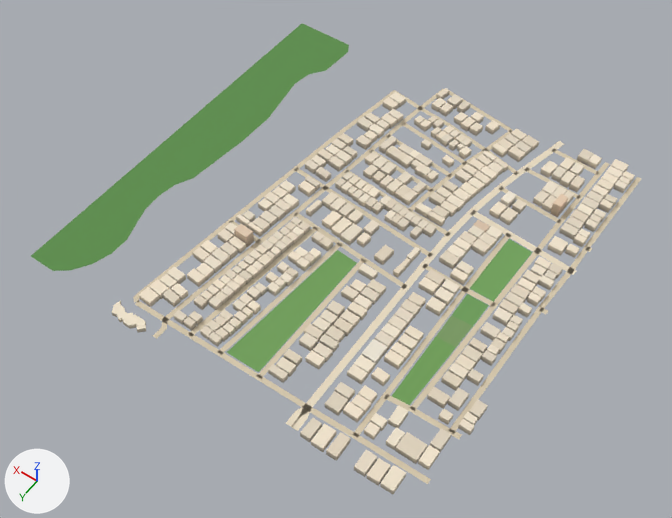
What one commit did to the glTF model public/assets/bengaluru-region-v1/tiles/t13_-16-l1.glb.
One viewpoint serves both versions: a 50 mm camera at (6355.0, -7178.0, 811.0) aimed at (6734.0, -7708.0, -23.0). Lighting does not change. The marker at lower left points along +X, +Y and +Z. The picture after the commit comes second. Vertices at exactly the same position are counted once.

Script lines for the objects in view, before the commit:
```python
me_building = bpy.data.meshes.new('building')
me_building.from_pydata(...)  # 3014 vertices, 3804 faces; spans x -6.0..376.0, y -5.0..506.0, z 0.0..18.0
me_building.materials.append(mat_building)
me_ground = bpy.data.meshes.new('ground')
me_ground.from_pydata(...)  # 643 vertices, 631 faces; spans x -1.0..500.0, y -1.0..500.0, z 1.0
me_ground.materials.append(mat_ground)
# before: 126 (325.0, 477.0, 1.0) at pixel (162, 318), 127 (319.0, 477.0, 1.0) at pixel (167, 321)
# before: 394 (316.0, 45.0, 1.0), 395 (322.0, 40.0, 1.0) at pixel (394, 89), 424 (269.0, -1.0, 1.0) at pixel (446, 88), 425 (270.0, 5.0, 1.0) at pixel (443, 90), 426 (234.0, 4.0, 1.0) at pixel (468, 102)
# before: 427 (235.0, 10.0, 1.0)
ob_building = bpy.data.objects.new('building', me_building)
ob_building.location = (6500.0, -8000.0, 0.0)
ob_ground = bpy.data.objects.new('ground', me_ground)
ob_ground.location = (6500.0, -8000.0, 0.0)
```
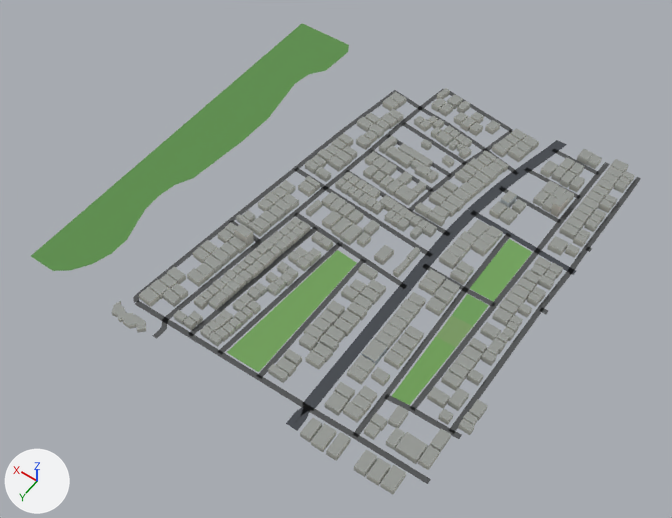
The change, as a list of edits to the scene's bpy script:
```text
Change me_building:
    used by ob_building; location = (6500.0, -8000.0, 0.0)
    remove me_building.from_pydata(...)  # 3014 vertices, 3804 faces; spans x -6.0..376.0, y -5.0..506.0, z 0.0..18.0
    add me_building.from_pydata(...)  # 3014 vertices, 4572 faces; spans x -6.0..376.0, y -5.0..506.0, z 0.0..18.0
    me_building part 1: 3804 kept faces spanning x -6.0..376.0, y -5.0..506.0, z 0.0..18.0 get new vertex colours
Change me_ground:
    used by ob_ground; location = (6500.0, -8000.0, 0.0)
    verts and faces of me_ground; kept vertices keep their numbers, new ones are numbered from 643
    remove me_ground.from_pydata(...)  # 643 vertices, 631 faces; spans x -1.0..500.0, y -1.0..500.0, z 1.0
    add me_ground.from_pydata(...)  # 645 vertices, 633 faces; spans x 0.0..500.0, y 0.0..500.0, z 1.0
    me_ground part 2: the loose piece of 20 vertices spanning x 134.0..144.0, y 192.0..474.0, z 1.0 is scaled about its middle by (1.68, 1, 1)
    me_ground part 3: the loose piece of 18 vertices spanning x 100.0..140.0, y -1.0..162.0, z 1.0 is rebuilt with 18 vertices and now spans x 97.0..143.0, y 0.0..162.0, z 1.0
    me_ground part 4: the loose piece of 4 vertices spanning x 132.0..142.0, y 161.0..192.0, z 1.0 is rebuilt with 4 vertices and now spans x 129.0..145.0, y 161.0..193.0, z 1.0
    me_ground part 5
    3 vertices are removed from x -1.0..7.0, y 0.0..66.0, z 1.0
    13 faces are deleted
    4 vertices move from x 0.0..8.0, y 33.0..100.0, z 1.0 to x 0.0..7.0, y 33.0..98.0, z 1.0
    4 vertices are added at (7.0, 62.0, 1.0), (0.0, 27.0, 1.0), (6.0, 27.0, 1.0), (0.0, 0.0, 1.0)
    14 new faces join them
    me_ground part 6
    add verts[127] = (319.0, 476.0, 1.0)  # moved, pixel (167, 320)
    add verts[126] = (325.0, 478.0, 1.0)  # moved, pixel (162, 318)
    me_ground part 7
    4 vertices are removed from x 28.0..139.0, y 468.0..500.0, z 1.0
    7 faces are deleted
    2 vertices move from x 55.0, y 469.0..475.0, z 1.0 to x 46.0..47.0, y 468.0..474.0, z 1.0
    4 vertices are added at (10.0, 474.0, 1.0), (10.0, 468.0, 1.0), (132.0, 484.0, 1.0), (138.0, 500.0, 1.0)
    7 new faces join them
    me_ground part 8
    add delete_vertices([424])  # with the faces that use them
    add verts[395] = (322.0, 39.0, 1.0)  # moved, pixel (394, 89)
    add verts[394] = (317.0, 46.0, 1.0)  # moved
    add verts[649] = (262.0, 0.0, 1.0)  # pixel (450, 91)
    add verts[650] = (269.0, 0.0, 1.0)  # pixel (445, 89)
    add faces += [(425, 649, 650), (425, 427, 649), (426, 649, 427)]
    me_ground part 9: 332 kept faces spanning x 0.0..369.0, y 1.0..500.0, z 1.0 get new vertex colours; the middle colour goes from beige #d7c9ae to dark grey #535556
```

Where the change shows, as pixel boxes [x1, y1, x2, y2] in the pictures (672 x 518 px; the box of a moved part takes in the faces that stretch with it):
part 1 of me_building, recoloured (darker)
    both: [112, 88, 635, 494]
part 2 of me_ground, moved or reshaped
    before: [305, 226, 459, 409]
    after: [303, 225, 461, 410]
part 3 of me_ground, rebuilt
    before: [470, 141, 564, 213]
    after: [468, 140, 567, 215]
part 4 of me_ground, rebuilt (19% wider, 16% taller)
    before: [454, 211, 474, 229]
    after: [452, 209, 476, 230]
part 5 of me_ground, moved or reshaped
    before: [540, 162, 641, 314]
    after: [539, 162, 641, 314]
part 6 of me_ground, moved or reshaped
    both: [161, 298, 191, 329]
part 7 of me_ground, moved or reshaped
    before: [291, 410, 431, 484]
    after: [292, 410, 431, 484]
part 8 of me_ground, moved or reshaped
    both: [376, 90, 466, 106]
part 9 of me_ground, recoloured
    both: [133, 89, 615, 453]
